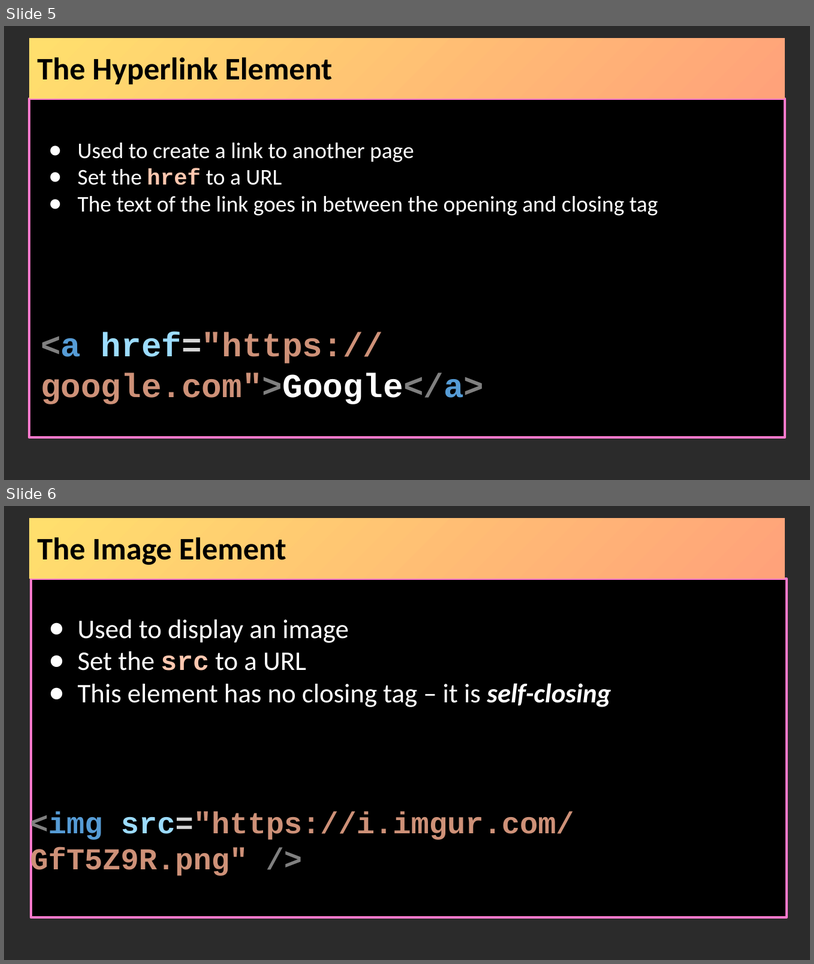
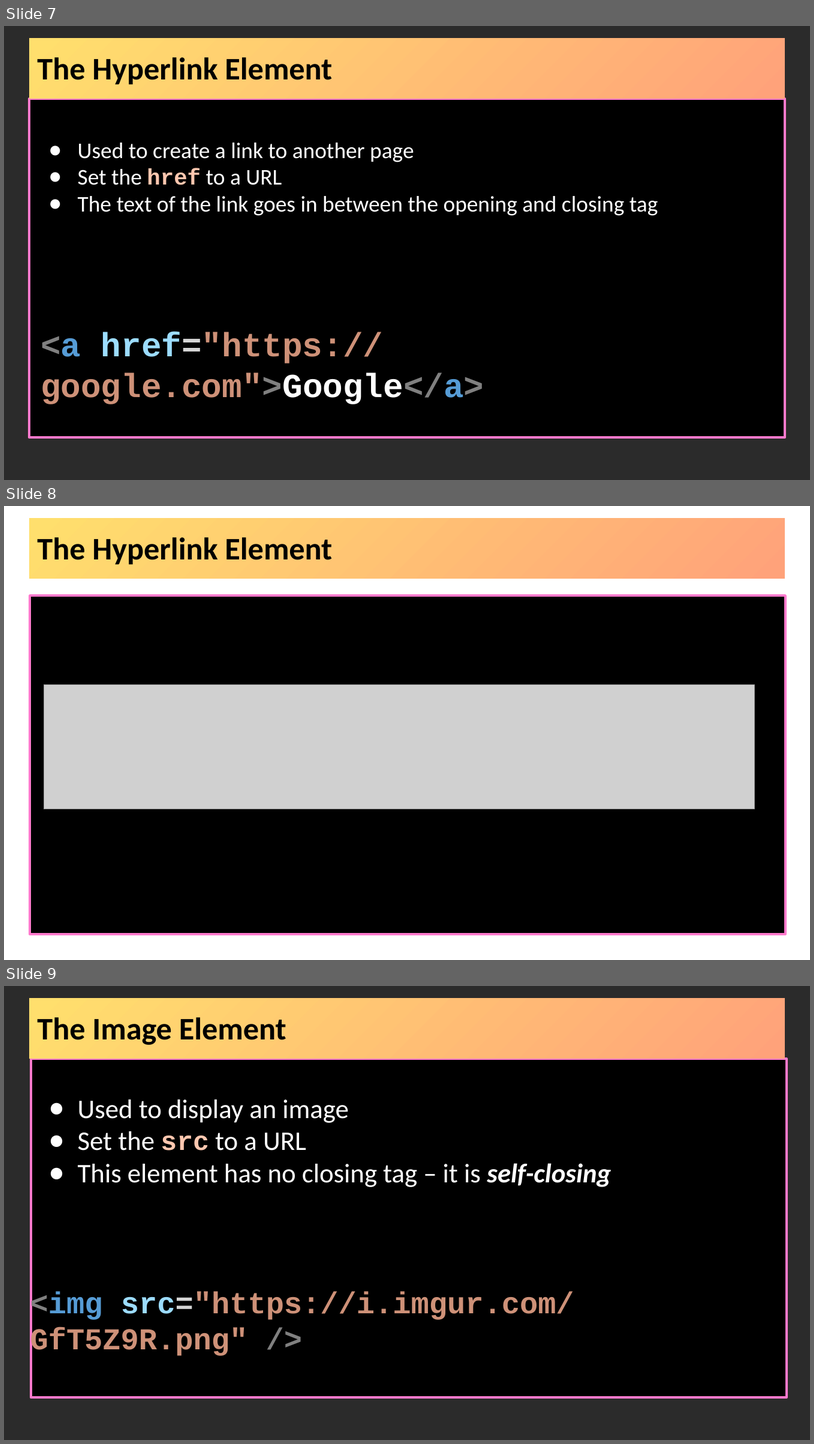
Before and after one commit to hytechclub/web-101, a slide deck: Week02/BasicHtmlElements.pptx. Shown one above the other, each under a label of ours: slides 5 and 6 before the commit, slides 7, 8 and 9 after it. The pictures are 814x964 and 814x1444 pixels, drawn with LibreOffice and Linux fonts; fonts in the diff are those of the drawing; grey boxes stand for pictures; background and template pictures are left out; a plain dark background stands for a picture behind light text. Boxes give left, top, right and bottom in pixels: in the first picture for what was removed or moved away, otherwise in the second. Text is boxed around its words. In the diff, an @@ line names an element or a change of style, - is before the commit and + after.

```diff
--- a/Week02/BasicHtmlElements.pptx
+++ b/Week02/BasicHtmlElements.pptx
@@ slide 8 added at <box>4,506,810,960</box>, background picture (left out) @@
@@ title added at <box>29,518,785,579</box>, fill gradient #FFDF6D to #FFA27A, 28 pt, text #000000, bold @@
+The Hyperlink Element
@@ rectangle added at <box>30,595,786,934</box>, fill #000000, outline #FF7ACD 2 pt @@
@@ picture added at <box>44,684,755,808</box> @@
@@ what was slide 5 is now slide 7 @@
@@ what was slide 6 is now slide 9 @@
```
Also in this commit, not shown: 3 other slides added, 50 other files.
